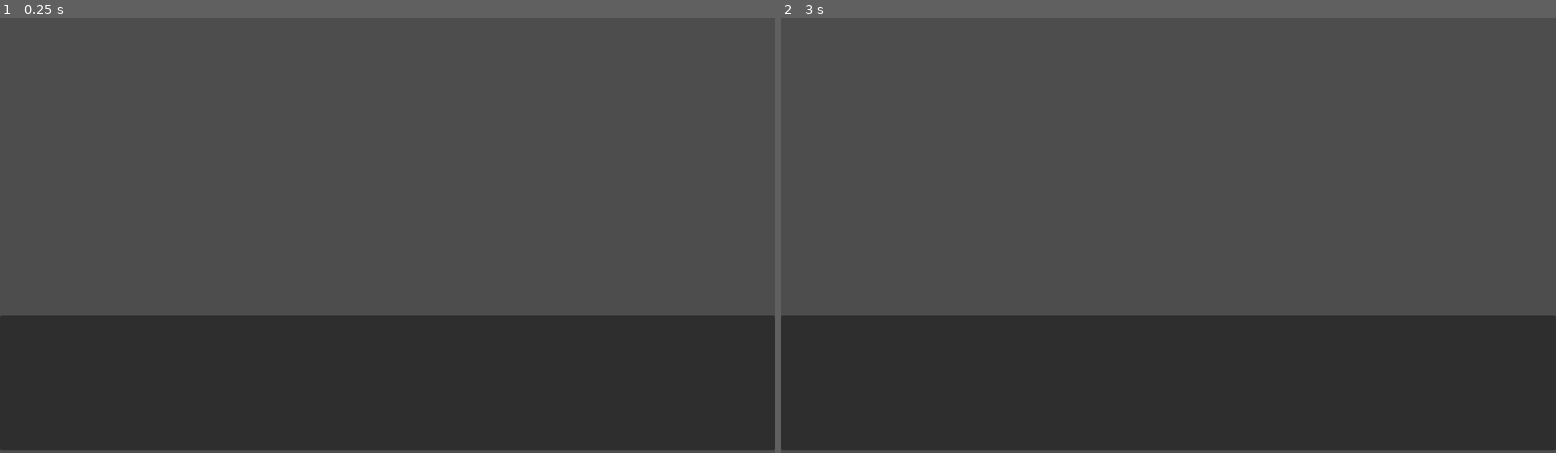
Above: before the commit, frames 1-2 (left to right).
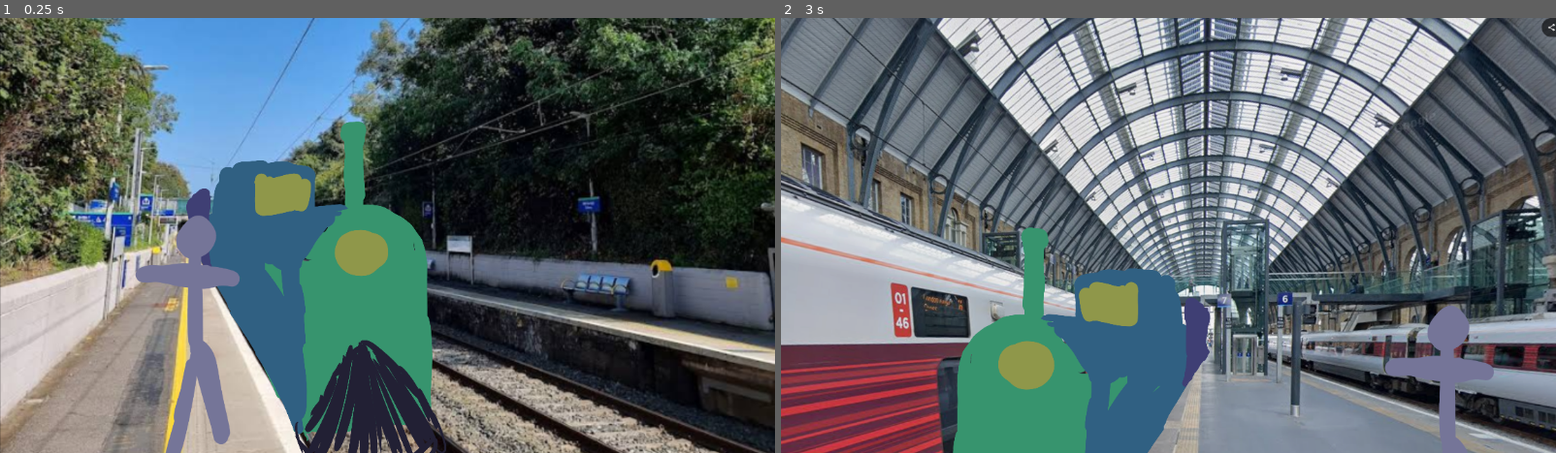
Above: after the commit, the same moments.

Repository: JCoMcL/ld59
Game: Godot game, scene res://root.tscn
Same seed, same stepped clock (60 frames per second), same inputs: the game is played once before the commit and once after it. Before the commit the project starts from res://control.tscn.
Inputs (mouse positions are in pixels of both pictures, inside the frame that each line leads up to):
- Up to frame 1 (0.25 s): no input
- Up to frame 2 (3 s): tap Enter at 0.5, 2 s; move the mouse to (1339, 213) at 0.52 s; click (1339, 213) at 0.67 s; tap Space at 1.25, 2.75 s; move the mouse to (1013, 257) at 1.27 s; click (1013, 257) at 1.42 s; move the mouse to (1246, 139) at 2.02 s; click (1246, 139) at 2.17 s; move the mouse to (1129, 322) at 2.77 s; click (1129, 322) at 2.92 s

The runs differ from the first frame. In frame 1, 89% of the frame differs, in the area x 0-100%, y 0-100%; in frame 2, 86%.
Error after the commit: Attempt to call function 'show_text' in base 'null instance' on a null instance. (res://characters/character.gd:15)

Commit message:
add travel between stations

Diff:
--- a/character.gd
+++ b/characters/character.gd
@@ -12,4 +12,4 @@
 
 func _gui_input(ev: InputEvent):
 	if ev is InputEventMouseButton and ev.pressed:
-		print(ev)
+		%DialogueArea.show_text("Hello there!!!!")
--- a/control.tscn
+++ /dev/null
@@ -1,60 +0,0 @@
-[gd_scene format=3 uid="uid://dkvlgaksdih5c"]
-
-[ext_resource type="Texture2D" uid="uid://b2pitm1dqf4m3" path="res://slct2026-04-18_114910.png" id="1_qtu10"]
-[ext_resource type="Texture2D" uid="uid://dn15g3n6bs88t" path="res://character.png" id="2_ee4bf"]
-[ext_resource type="Script" uid="uid://c23cgrmpjmrji" path="res://background_image.gd" id="2_kbped"]
-[ext_resource type="Script" uid="uid://d01pck3eq7tgb" path="res://character.gd" id="3_kbped"]
-[ext_resource type="Script" uid="uid://dmhx5kuub02rp" path="res://dialogue_panel.gd" id="5_kbped"]
-
-[node name="Root" type="Control" unique_id=226547074]
-layout_mode = 3
-anchors_preset = 15
-anchor_right = 1.0
-anchor_bottom = 1.0
-offset_bottom = -3.580017
-grow_horizontal = 2
-grow_vertical = 2
-
-[node name="ColorRect" type="TextureRect" parent="." unique_id=1650041123]
-visible = false
-layout_mode = 1
-anchors_preset = 15
-anchor_right = 1.0
-anchor_bottom = 1.0
-offset_right = 1709.0
-offset_bottom = 1102.0
-grow_horizontal = 2
-grow_vertical = 2
-texture = ExtResource("1_qtu10")
-script = ExtResource("2_kbped")
-
-[node name="Character" type="TextureRect" parent="ColorRect" unique_id=1940024212]
-layout_mode = 0
-offset_left = 131.0
-offset_top = 218.0
-offset_right = 577.0
-offset_bottom = 982.0
-texture = ExtResource("2_ee4bf")
-script = ExtResource("3_kbped")
-
-[node name="DialogueArea" type="Panel" parent="." unique_id=1804662132]
-layout_mode = 1
-anchors_preset = 12
-anchor_top = 1.0
-anchor_right = 1.0
-anchor_bottom = 1.0
-offset_top = -201.0
-grow_horizontal = 2
-grow_vertical = 0
-size_flags_vertical = 3
-script = ExtResource("5_kbped")
-height = 201
-
-[node name="Label" type="RichTextLabel" parent="DialogueArea" unique_id=466716973]
-layout_mode = 0
-offset_top = 4.0
-offset_right = 1.0
-offset_bottom = 4.0
-grow_horizontal = 2
-grow_vertical = 2
-text = "Hello There"
--- a/dialogue_panel.gd
+++ b/dialogue_panel.gd
@@ -7,9 +7,14 @@
 
 # Called when the node enters the scene tree for the first time.
 func _ready() -> void:
+	visible = false
 	pass # Replace with function body.
 
 # Called every frame. 'delta' is the elapsed time since the previous frame.
 func _process(delta: float) -> void:
 	size.y = min(height, get_parent().size.y * height_ratio)
 	position.y = get_parent().size.y - size.y
+
+func show_text(s:String):
+	visible = true
+	$Label.text = s
--- /dev/null
+++ b/interior.tscn
@@ -0,0 +1,21 @@
+[gd_scene format=3 uid="uid://ccrkqqe26ka4p"]
+
+[ext_resource type="Texture2D" uid="uid://cx3yjclf77mfx" path="res://interior.jpg" id="1_2gnvx"]
+[ext_resource type="Script" uid="uid://c23cgrmpjmrji" path="res://stations/background_image.gd" id="2_h30bc"]
+
+[node name="Control" type="Control" unique_id=1070504780]
+layout_mode = 3
+anchors_preset = 15
+anchor_right = 1.0
+anchor_bottom = 1.0
+grow_horizontal = 2
+grow_vertical = 2
+
+[node name="BackgroundImage" type="TextureRect" parent="." unique_id=2004412333]
+layout_mode = 0
+offset_right = 800.0
+offset_bottom = 534.0
+scale = Vector2(1.44, 1.44)
+texture = ExtResource("1_2gnvx")
+script = ExtResource("2_h30bc")
+metadata/_custom_type_script = "uid://c23cgrmpjmrji"
--- /dev/null
+++ b/root.gd
@@ -0,0 +1,23 @@
+class_name Root
+extends Control
+
+var SCENES = {
+	&"train": preload("res://interior.tscn"),
+	&"1": preload("res://stations/temp_station_1.tscn"),
+	&"2": preload("res://stations/temp_station_2.tscn")
+}
+@onready var backdrop = $Background
+
+static func get_root(from: Node) -> Root:
+	while from and from is not Root:
+		from = from.get_parent()
+	return from
+
+func change_scene(id:StringName):
+	assert(SCENES.has(id))
+	if SCENES[id] is PackedScene:
+		SCENES[id] = SCENES[id].instantiate()
+	assert(SCENES[id] is Node)
+	remove_child(backdrop)
+	backdrop = SCENES[id]
+	add_child(backdrop)
--- /dev/null
+++ b/root.tscn
@@ -0,0 +1,50 @@
+[gd_scene format=3 uid="uid://dkvlgaksdih5c"]
+
+[ext_resource type="Script" uid="uid://xo1qhcuxhn47" path="res://root.gd" id="1_vvh5c"]
+[ext_resource type="PackedScene" uid="uid://bo8wpeovb82mm" path="res://stations/temp_station_1.tscn" id="2_28aoi"]
+[ext_resource type="Script" uid="uid://dmhx5kuub02rp" path="res://dialogue_panel.gd" id="3_jnlp7"]
+
+[node name="Root" type="Control" unique_id=226547074]
+layout_mode = 3
+anchors_preset = 15
+anchor_right = 1.0
+anchor_bottom = 1.0
+grow_horizontal = 2
+grow_vertical = 2
+script = ExtResource("1_vvh5c")
+
+[node name="Background" parent="." unique_id=2073133590 instance=ExtResource("2_28aoi")]
+layout_mode = 0
+anchors_preset = 0
+anchor_right = 0.0
+anchor_bottom = 0.0
+offset_right = 1709.0
+offset_bottom = 1102.0
+grow_horizontal = 1
+grow_vertical = 1
+
+[node name="DialogueArea" type="Panel" parent="." unique_id=1804662132]
+unique_name_in_owner = true
+visible = false
+layout_mode = 1
+anchors_preset = 12
+anchor_top = 1.0
+anchor_right = 1.0
+anchor_bottom = 1.0
+offset_left = -0.0049743652
+offset_top = -201.0
+offset_right = -0.0048828125
+grow_horizontal = 2
+grow_vertical = 0
+size_flags_vertical = 3
+script = ExtResource("3_jnlp7")
+height = 201
+
+[node name="Label" type="RichTextLabel" parent="DialogueArea" unique_id=466716973]
+layout_mode = 1
+anchors_preset = 15
+anchor_right = 1.0
+anchor_bottom = 1.0
+grow_horizontal = 2
+grow_vertical = 2
+text = "Hello There"
--- /dev/null
+++ b/stations/background_image.gd
@@ -0,0 +1,21 @@
+@tool
+class_name  BackgroundImage
+extends TextureRect
+
+# Called when the node enters the scene tree for the first time.
+func _ready() -> void:
+	pass # Replace with function body.
+
+# Called every frame. 'delta' is the elapsed time since the previous frame.
+func _process(delta: float) -> void:
+	var p:Control = get_parent()
+	if p:
+		var initial_size = texture.get_size()
+		if initial_size == Vector2.ZERO:
+			return
+		size = initial_size
+		position = Vector2.ZERO
+		var scale_x = p.size.x / initial_size.x
+		var scale_y = p.size.y / initial_size.y
+		var s = max(scale_x, scale_y)
+		scale = Vector2(s, s)
--- /dev/null
+++ b/stations/temp_station_1.tscn
@@ -0,0 +1,40 @@
+[gd_scene format=3 uid="uid://bo8wpeovb82mm"]
+
+[ext_resource type="Texture2D" uid="uid://b2pitm1dqf4m3" path="res://stations/station_1.png" id="1_bpsct"]
+[ext_resource type="Script" uid="uid://c23cgrmpjmrji" path="res://stations/background_image.gd" id="2_5l1d2"]
+[ext_resource type="Texture2D" uid="uid://ccv0tn0erryjl" path="res://stations/train.png" id="3_eys6e"]
+[ext_resource type="Script" uid="uid://bjcndfpxnymj" path="res://stations/train.gd" id="4_ni3nl"]
+[ext_resource type="Texture2D" uid="uid://dn15g3n6bs88t" path="res://characters/character.png" id="4_rtb34"]
+[ext_resource type="Script" uid="uid://d01pck3eq7tgb" path="res://characters/character.gd" id="5_h7l33"]
+
+[node name="Background" type="TextureRect" unique_id=2073133590]
+anchors_preset = 15
+anchor_right = 1.0
+anchor_bottom = 1.0
+offset_right = 557.0
+offset_bottom = 454.0
+grow_horizontal = 2
+grow_vertical = 2
+scale = Vector2(0.6740784, 0.6740784)
+texture = ExtResource("1_bpsct")
+script = ExtResource("2_5l1d2")
+
+[node name="train" type="TextureRect" parent="." unique_id=626550440]
+layout_mode = 0
+offset_left = 344.1736
+offset_top = 170.6033
+offset_right = 1696.1736
+offset_bottom = 1900.6033
+scale = Vector2(0.4964078, 0.4964078)
+texture = ExtResource("3_eys6e")
+script = ExtResource("4_ni3nl")
+
+[node name="Character" type="TextureRect" parent="." unique_id=1217429750]
+layout_mode = 0
+offset_left = 250.68593
+offset_top = 355.03232
+offset_right = 696.6859
+offset_bottom = 1119.0323
+scale = Vector2(0.8537564, 0.8537564)
+texture = ExtResource("4_rtb34")
+script = ExtResource("5_h7l33")
--- /dev/null
+++ b/stations/temp_station_2.tscn
@@ -0,0 +1,20 @@
+[gd_scene format=3 uid="uid://byycq4hgiyv8m"]
+
+[ext_resource type="PackedScene" uid="uid://bo8wpeovb82mm" path="res://stations/temp_station_1.tscn" id="1_7es7n"]
+[ext_resource type="Texture2D" uid="uid://b6riwyj2pjy3a" path="res://stations/kings cross.png" id="2_uc5n3"]
+
+[node name="Background" unique_id=2073133590 instance=ExtResource("1_7es7n")]
+texture = ExtResource("2_uc5n3")
+
+[node name="train" parent="." index="0" unique_id=626550440]
+offset_left = 298.1849
+offset_top = 384.22833
+offset_right = 1650.1849
+offset_bottom = 2114.2283
+flip_h = true
+
+[node name="Character" parent="." index="1" unique_id=1217429750]
+offset_left = 1222.4099
+offset_top = 525.16144
+offset_right = 1668.4099
+offset_bottom = 1289.1614
--- a/background_image.gd
+++ b/stations/train.gd
@@ -1,4 +1,3 @@
-@tool
 extends TextureRect
 
 
@@ -10,3 +9,7 @@
 # Called every frame. 'delta' is the elapsed time since the previous frame.
 func _process(delta: float) -> void:
 	pass
+
+func _gui_input(ev: InputEvent):
+	if ev is InputEventMouseButton and ev.pressed:
+		Root.get_root(self).change_scene("2")
Renamed: character.gd.uid -> characters/character.gd.uid
Renamed: character.png -> characters/character.png
Not shown, changed: characters/character.png.import
Binary file added: interior.jpg
Not shown, changed: interior.jpg.import
Not shown, added: root.gd.uid
Renamed: background_image.gd.uid -> stations/background_image.gd.uid
Binary file added: stations/kings cross.png
Not shown, added: stations/kings cross.png.import
Renamed: slct2026-04-18_114910.png -> stations/station_1.png
Not shown, added: stations/station_1.png.import
Not shown, added: stations/train.gd.uid
(and 2 more such lines)
